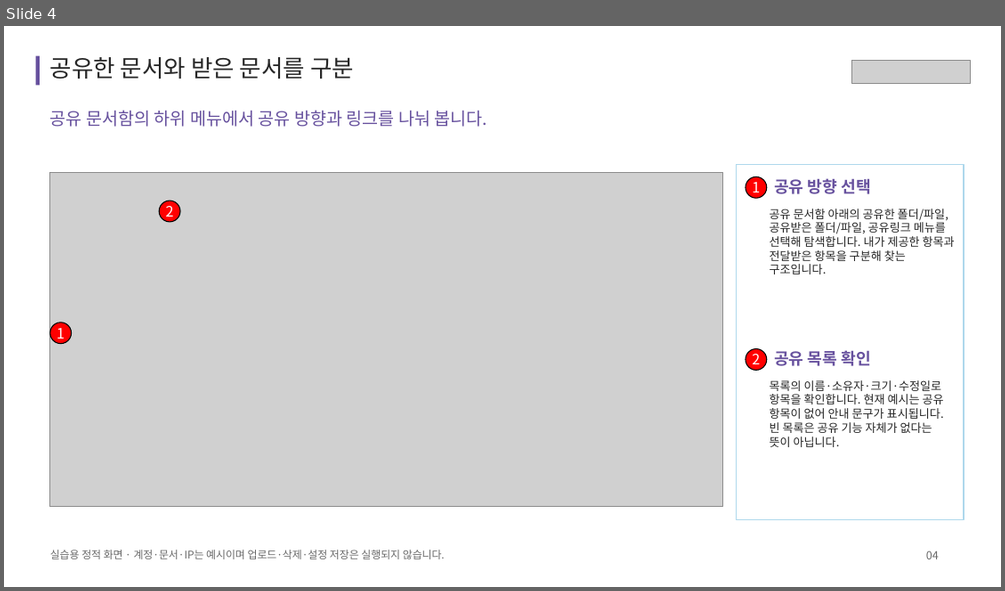
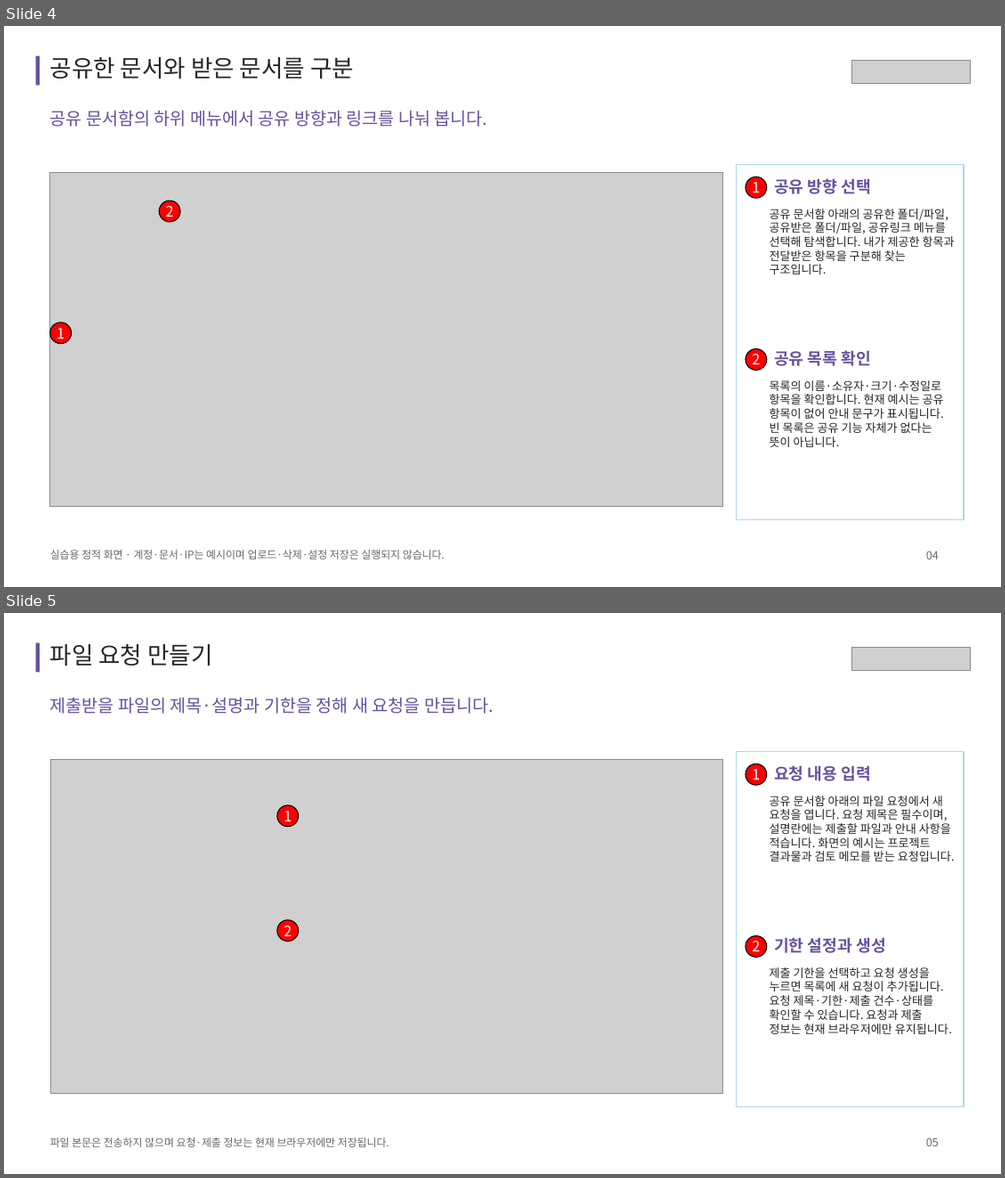
Before and after one commit to acmexii/cloudikehome, a slide deck: docs/cloudike-app-features.pptx. Shown one above the other, each under a label of ours: slide 4 before the commit, slides 4 and 5 after it. The pictures are 1005x591 and 1005x1178 pixels, drawn with LibreOffice and Linux fonts; fonts in the diff are those of the drawing; grey boxes stand for pictures. Boxes give left, top, right and bottom in pixels: in the first picture for what was removed or moved away, otherwise in the second. Text is boxed around its words. In the diff, an @@ line names an element or a change of style, - is before the commit and + after.

```diff
--- a/docs/cloudike-app-features.pptx
+++ b/docs/cloudike-app-features.pptx
@@ slide 5 added at bbox=[4, 613, 1001, 1174], background #FFFFFF @@
@@ rectangle added at bbox=[36, 643, 40, 673], fill #67519E @@
@@ text added at bbox=[50, 644, 212, 666], 28.5 pt, text #262626 @@
+파일 요청 만들기
@@ picture added at bbox=[851, 648, 970, 670] @@
@@ text added at bbox=[50, 697, 494, 714], 21 pt, text #67519E @@
+제출받을 파일의 제목·설명과 기한을 정해 새 요청을 만듭니다.
@@ picture added at bbox=[50, 760, 723, 1093] @@
@@ rectangle added at bbox=[736, 751, 963, 1106], fill #FFFFFF, outline #AED8EC 1.13 pt @@
@@ ellipse added at bbox=[745, 763, 767, 785], fill #FF0000, outline #000000 1.13 pt, 17.2 pt, text #FFFFFF @@
+1
@@ text added at bbox=[774, 765, 872, 781], 19.5 pt, text #67519E, bold @@
+요청 내용 입력
@@ text added at bbox=[769, 795, 955, 861], 14 pt, text #262626 @@
+공유 문서함 아래의 파일 요청에서 새 요청을 엽니다. 요청 제목은 필수이며, 설명란에는 제출할 파일과 안내 사항을 적습니다. 화면의 예시는 프로젝트 결과물과 검토 메모를 받는 요청입니다.
@@ ellipse added at bbox=[277, 805, 299, 826], fill #FF0000, outline #000000 1.13 pt, 17.2 pt, text #FFFFFF @@
+1
@@ ellipse added at bbox=[277, 920, 299, 941], fill #FF0000, outline #000000 1.13 pt, 17.2 pt, text #FFFFFF @@
+2
@@ ellipse added at bbox=[745, 936, 767, 957], fill #FF0000, outline #000000 1.13 pt, 17.2 pt, text #FFFFFF @@
+2
@@ text added at bbox=[774, 937, 886, 953], 19.5 pt, text #67519E, bold @@
+기한 설정과 생성
@@ text added at bbox=[769, 967, 952, 1034], 14 pt, text #262626 @@
+제출 기한을 선택하고 요청 생성을 누르면 목록에 새 요청이 추가됩니다. 요청 제목·기한·제출 건수·상태를 확인할 수 있습니다. 요청과 제출 정보는 현재 브라우저에만 유지됩니다.
@@ text added at bbox=[50, 1137, 389, 1147], 12.8 pt, text #686868 @@
+파일 본문은 전송하지 않으며 요청·제출 정보는 현재 브라우저에만 저장됩니다.
@@ text added at bbox=[926, 1137, 938, 1146], 13.5 pt, text #686868 @@
+05
```
Also in this commit, not shown: 9 slides changed, 1 other slide added, 2 other files.
